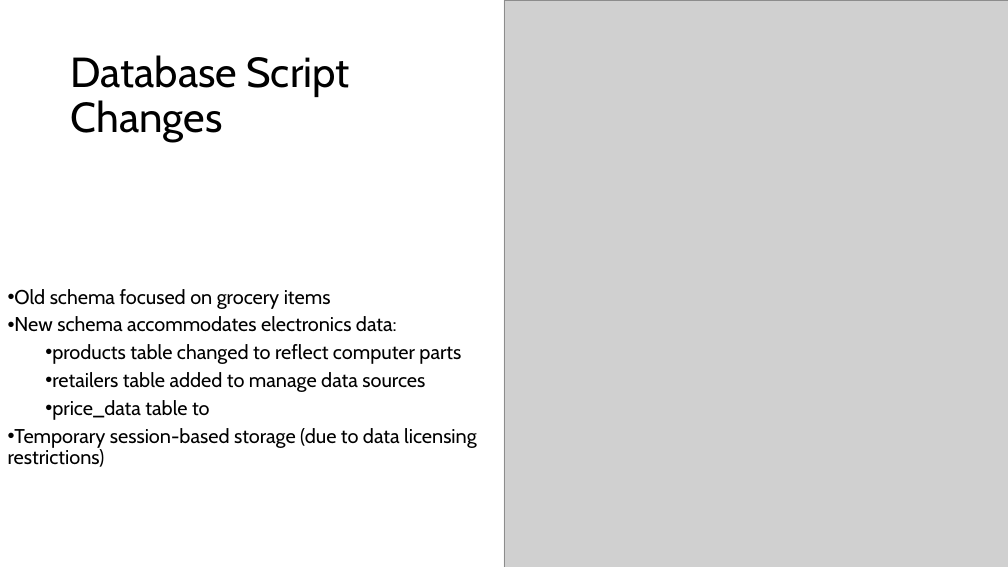
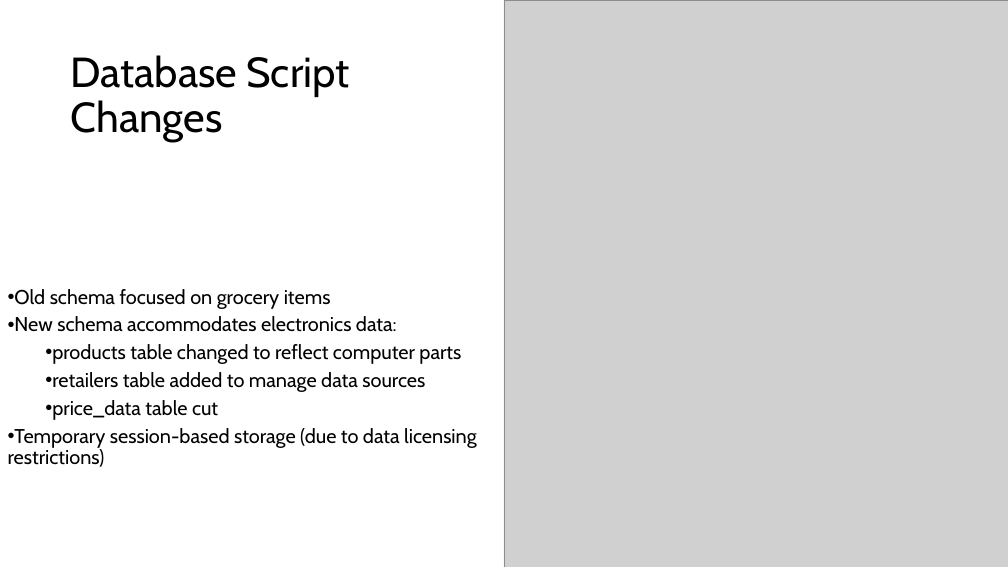
Before and after one commit to Jormungandr72/Cross-Website-Price-Checker, a slide deck: slide 5 of docs/phase_three_docs/Phase_Three_Presentation.pptx. Drawn at 1008x567 pixels with LibreOffice and Linux fonts; fonts in the diff are those of the drawing; grey boxes stand for pictures. Boxes give left, top, right and bottom in pixels: in the first picture for what was removed or moved away, otherwise in the second. Text is boxed around its words. In the diff, an @@ line names an element or a change of style, - is before the commit and + after.

Commit message:
Finalized Phase Three Presentation

```diff
--- a/docs/phase_three_docs/Phase_Three_Presentation.pptx
+++ b/docs/phase_three_docs/Phase_Three_Presentation.pptx
@@ text at [52,400,218,420]: text changed @@
-  • price_data table to
+  • price_data table cut
```
